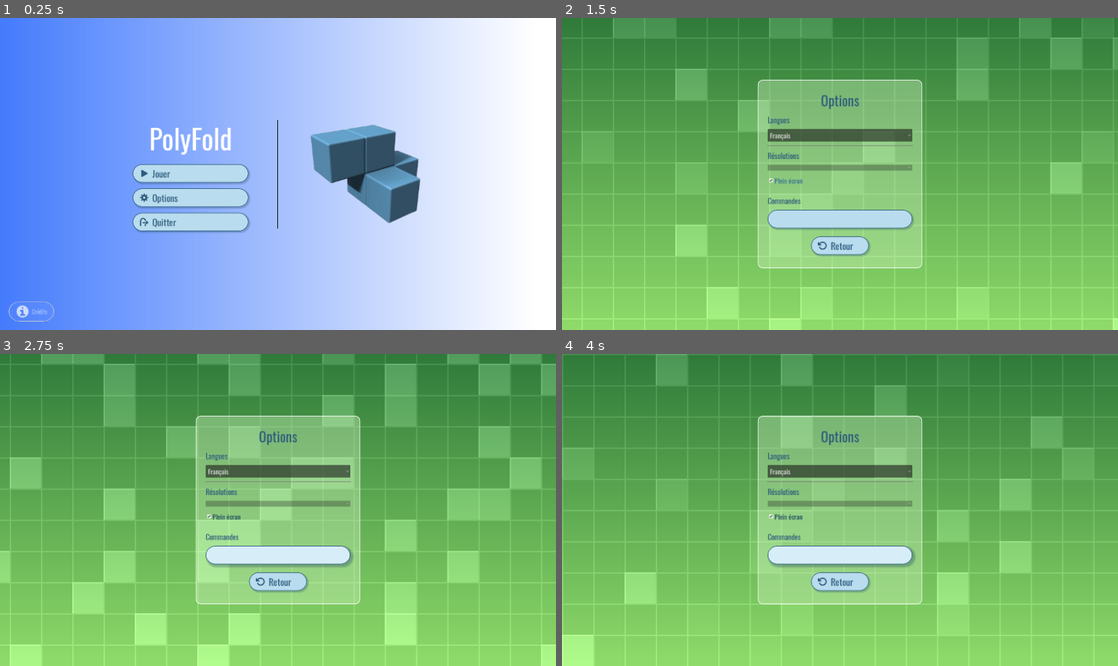
Above: before the commit, frames 1-4 (two rows, left to right).
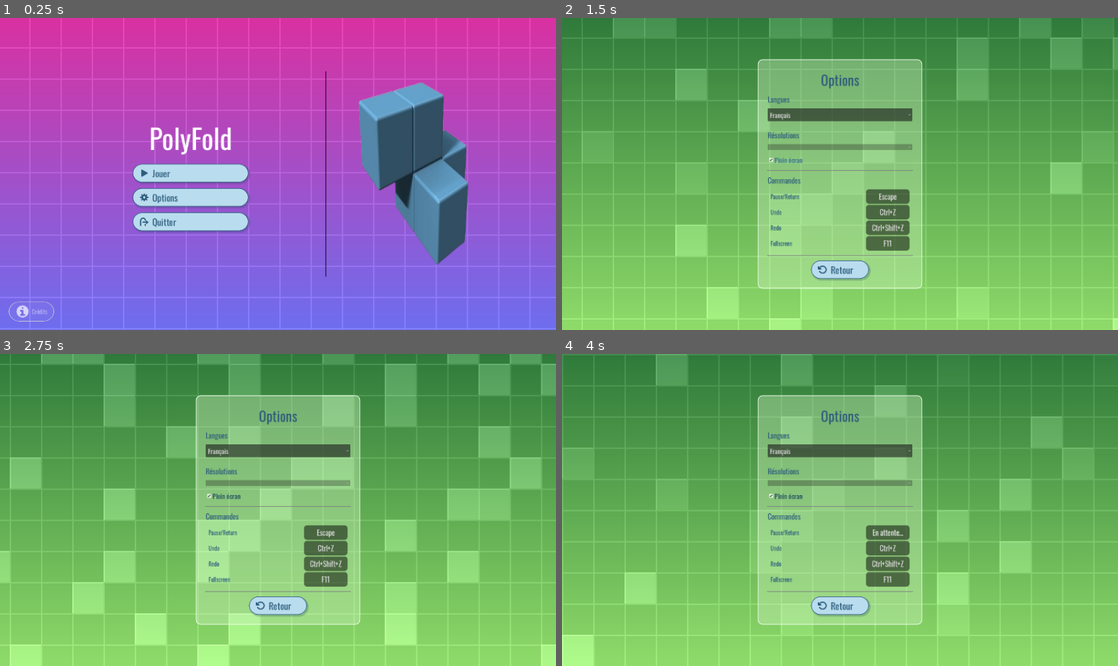
Above: after the commit, the same moments.

Repository: Turnute/PolyFold
Game: Godot game, scene res://scenes/interfaces/Menu.tscn
Two runs of this game, one before a commit and one after it. Both use one fixed random seed, a clock stepped at 60 frames per second and the inputs below.
Inputs (mouse positions are in pixels of both pictures, inside the frame that each line leads up to; where the layout moved, square brackets give the same spot in the first picture):
- Up to frame 1 (0.25 s): no input
- Up to frame 2 (1.5 s): click "Options" at 0.5 s; click "Plein écran" at 1.25 s
- Up to frame 3 (2.75 s): click (278, 553) at 2.02 s
- Up to frame 4 (4 s): click (890, 531) [840, 553] at 2.75 s; click (890, 531) [840, 553] at 3.5 s

The runs differ from the first frame. In frame 1, 96% of the frame differs, in the area x 0-100%, y 0-100%; in frame 2, 11%; in frame 3, 11%; in frame 4, 12%.

Commit message:
Add controls in SettingsPage + modify background of Menu + code doc SettingsManager

Diff:
--- /dev/null
+++ b/polyfold/prefabs/interfaces/CommandButton.tscn
@@ -0,0 +1,32 @@
+[gd_scene format=3 uid="uid://ddxs8yj81gjjr"]
+
+[ext_resource type="FontFile" uid="uid://bi2jok75ve7nd" path="res://assets/fonts/Oswald-VariableFont_wght.ttf" id="1_yubtp"]
+[ext_resource type="Script" uid="uid://dn385r7jo2wcj" path="res://scripts/ui/CommandButton.gd" id="2_gy52r"]
+
+[sub_resource type="FontVariation" id="FontVariation_pe7jv"]
+base_font = ExtResource("1_yubtp")
+
+[sub_resource type="StyleBoxFlat" id="StyleBoxFlat_yubtp"]
+bg_color = Color(0, 0, 0, 0.5019608)
+corner_radius_top_left = 10
+corner_radius_top_right = 10
+corner_radius_bottom_right = 10
+corner_radius_bottom_left = 10
+
+[node name="CommandButton" type="Button" unique_id=614178926]
+custom_minimum_size = Vector2(150, 50)
+anchors_preset = 15
+anchor_right = 1.0
+anchor_bottom = 1.0
+grow_horizontal = 2
+grow_vertical = 2
+theme_override_constants/h_separation = 12
+theme_override_constants/icon_max_width = 32
+theme_override_fonts/font = SubResource("FontVariation_pe7jv")
+theme_override_font_sizes/font_size = 25
+theme_override_styles/normal = SubResource("StyleBoxFlat_yubtp")
+theme_override_styles/pressed = SubResource("StyleBoxFlat_yubtp")
+theme_override_styles/hover = SubResource("StyleBoxFlat_yubtp")
+script = ExtResource("2_gy52r")
+
+[connection signal="pressed" from="." to="." method="_on_cmd_btn_pressed"]
--- a/polyfold/project.godot
+++ b/polyfold/project.godot
@@ -7,6 +7,12 @@
 ;   param=value ; assign values to parameters
 
 config_version=5
+
+[addons]
+
+"Controls Remap/Remappable Actions"=Array[StringName]([])
+"Controls Remap/Events Dictionary"=Dictionary[String, String]({})
+"Controls Remap/Action Names Dictionary"=Dictionary[String, String]({})
 
 [application]
 
@@ -20,6 +26,7 @@
 
 Settings="*uid://dj5lmp4auweb5"
 Game="*uid://b3omd02dqa22d"
+ControlsRemap="*uid://d252u3gj57frg"
 
 [display]
 
@@ -37,7 +44,7 @@
 
 [editor_plugins]
 
-enabled=PackedStringArray("res://addons/gut/plugin.cfg")
+enabled=PackedStringArray("res://addons/gut/plugin.cfg", "res://addons/runtime_controls_remap/plugin.cfg")
 
 [importer_defaults]
 
@@ -59,6 +66,11 @@
 , Object(InputEventKey,"resource_local_to_scene":false,"resource_name":"","device":-1,"window_id":0,"alt_pressed":true, …(185 unchanged characters)…
 ]
 }
+pause={
+"deadzone": 0.2,
+"events": [Object(InputEventKey,"resource_local_to_scene":false,"resource_name":"","device":-1,"window_id":0,"alt_pressed":false,"shift_pressed":false,"ctrl_pressed":false,"meta_pressed":false,"pressed":false,"keycode":0,"physical_keycode":4194305,"key_label":0,"unicode":0,"location":0,"echo":false,"script":null)
+]
+}
 
 [internationalization]
 
--- a/polyfold/scenes/interfaces/Menu.tscn
+++ b/polyfold/scenes/interfaces/Menu.tscn
@@ -3,18 +3,20 @@
 [ext_resource type="Script" uid="uid://dehfwyr45whwl" path="res://scripts/ui/Menu.gd" id="1_ac62s"]
 [ext_resource type="Texture2D" uid="uid://dc26v3qr3x5g2" path="res://assets/img/polycube.png" id="1_vgc6r"]
 [ext_resource type="FontFile" uid="uid://bi2jok75ve7nd" path="res://assets/fonts/Oswald-VariableFont_wght.ttf" id="2_nn3se"]
+[ext_resource type="Shader" uid="uid://cgpjs6l2n1hqx" path="res://scenes/shaders/grid_background.gdshader" id="2_qahm3"]
 [ext_resource type="Texture2D" uid="uid://bydir01fx200c" path="res://assets/icons/cog.svg" id="3_nn3se"]
 [ext_resource type="Texture2D" uid="uid://cjodlp5gky7ka" path="res://assets/icons/play.svg" id="4_ac62s"]
 [ext_resource type="PackedScene" uid="uid://4s33upjasyn5" path="res://prefabs/interfaces/NavButton.tscn" id="5_ac62s"]
 [ext_resource type="Texture2D" uid="uid://6emt0ew4r8fi" path="res://assets/icons/doorway_exit.svg" id="6_04thv"]
 [ext_resource type="PackedScene" uid="uid://n1nupa36ocyr" path="res://prefabs/interfaces/HelpButton.tscn" id="8_04thv"]
 
-[sub_resource type="Gradient" id="Gradient_ac62s"]
-offsets = PackedFloat32Array(0, 0.8694915)
-colors = PackedColorArray(0.26993462, 0.4844079, 0.988347, 1, 1, 1, 1, 1)
-
-[sub_resource type="GradientTexture1D" id="GradientTexture1D_3db7w"]
-gradient = SubResource("Gradient_ac62s")
+[sub_resource type="ShaderMaterial" id="ShaderMaterial_26cg0"]
+shader = ExtResource("2_qahm3")
+shader_parameter/color_top = Color(0.850613, 0.1906003, 0.62910503, 1)
+shader_parameter/color_bottom = Color(0.3618512, 0.4692471, 0.98344606, 1)
+shader_parameter/cell_size = 48.0
+shader_parameter/speed = 12.0
+shader_parameter/line_width = 1.5
 
 [sub_resource type="FontVariation" id="FontVariation_3db7w"]
 base_font = ExtResource("2_nn3se")
@@ -34,7 +36,8 @@
 grow_vertical = 2
 script = ExtResource("1_ac62s")
 
-[node name="Background" type="TextureRect" parent="." unique_id=1062525419]
+[node name="Background" type="ColorRect" parent="." unique_id=836477206]
+material = SubResource("ShaderMaterial_26cg0")
 layout_mode = 1
 anchors_preset = 15
 anchor_right = 1.0
@@ -42,7 +45,6 @@
 grow_horizontal = 2
 grow_vertical = 2
 scale = Vector2(1.1113402, 1.1577446)
-texture = SubResource("GradientTexture1D_3db7w")
 
 [node name="MarginContainer" type="MarginContainer" parent="." unique_id=1237686117]
 layout_mode = 1
@@ -51,10 +53,10 @@
 anchor_top = 0.5
 anchor_right = 0.5
 anchor_bottom = 0.5
-offset_left = -156.5
-offset_top = -109.0
-offset_right = 156.5
-offset_bottom = 109.0
+offset_left = -698.0
+offset_top = -396.0
+offset_right = 698.0
+offset_bottom = 396.0
 grow_horizontal = 2
 grow_vertical = 2
 theme_override_constants/margin_left = 30
--- a/polyfold/scenes/interfaces/Settings.tscn
+++ b/polyfold/scenes/interfaces/Settings.tscn
@@ -3,7 +3,7 @@
 [ext_resource type="Script" uid="uid://dki35c2uee0uk" path="res://scripts/ui/SettingsPage.gd" id="1_sdea2"]
 [ext_resource type="FontFile" uid="uid://bi2jok75ve7nd" path="res://assets/fonts/Oswald-VariableFont_wght.ttf" id="2_4rudf"]
 [ext_resource type="Shader" uid="uid://cgpjs6l2n1hqx" path="res://scenes/shaders/grid_background.gdshader" id="2_jg0ql"]
-[ext_resource type="PackedScene" uid="uid://4s33upjasyn5" path="res://prefabs/interfaces/NavButton.tscn" id="4_26cg0"]
+[ext_resource type="PackedScene" uid="uid://ddxs8yj81gjjr" path="res://prefabs/interfaces/CommandButton.tscn" id="4_2rmw2"]
 [ext_resource type="PackedScene" uid="uid://2la5g75kyjxf" path="res://prefabs/interfaces/BackButton.tscn" id="5_2rmw2"]
 
 [sub_resource type="ShaderMaterial" id="ShaderMaterial_3db7w"]
@@ -72,7 +72,13 @@
 [sub_resource type="FontVariation" id="FontVariation_usbuj"]
 base_font = ExtResource("2_4rudf")
 
-[sub_resource type="FontVariation" id="FontVariation_gxwj6"]
+[sub_resource type="FontVariation" id="FontVariation_gy52r"]
+base_font = ExtResource("2_4rudf")
+
+[sub_resource type="LabelSettings" id="LabelSettings_yubtp"]
+font = SubResource("FontVariation_gy52r")
+font_size = 20
+font_color = Color(0.17254902, 0.35686275, 0.4862745, 1)
 
 [node name="Settings" type="Control" unique_id=2113557474]
 layout_mode = 3
@@ -186,19 +192,81 @@
 theme_override_font_sizes/font_size = 26
 text = "OPTION_LABEL_COMMAND"
 
-[node name="CommandButton" parent="CenterContainer/SettingsPanel/MarginContainer/VBoxContainer" unique_id=614178926 instance=ExtResource("4_26cg0")]
-layout_mode = 2
-theme_override_fonts/font = SubResource("FontVariation_gxwj6")
+[node name="ControlsContainer" type="MarginContainer" parent="CenterContainer/SettingsPanel/MarginContainer/VBoxContainer" unique_id=627588187]
+layout_mode = 2
+theme_override_constants/margin_left = 10
+theme_override_constants/margin_right = 10
+
+[node name="Controls" type="VBoxContainer" parent="CenterContainer/SettingsPanel/MarginContainer/VBoxContainer/ControlsContainer" unique_id=646191610]
+layout_mode = 2
+
+[node name="Pause_return" type="HBoxContainer" parent="CenterContainer/SettingsPanel/MarginContainer/VBoxContainer/ControlsContainer/Controls" unique_id=1571610625]
+layout_mode = 2
+size_flags_vertical = 4
+alignment = 1
+
+[node name="name" type="Label" parent="CenterContainer/SettingsPanel/MarginContainer/VBoxContainer/ControlsContainer/Controls/Pause_return" unique_id=340847858]
+layout_mode = 2
+size_flags_horizontal = 3
+text = "Pause/Return"
+label_settings = SubResource("LabelSettings_yubtp")
+
+[node name="CommandButton" parent="CenterContainer/SettingsPanel/MarginContainer/VBoxContainer/ControlsContainer/Controls/Pause_return" unique_id=614178926 instance=ExtResource("4_2rmw2")]
+layout_mode = 2
+action = &"ui_cancel"
+
+[node name="Undo" type="HBoxContainer" parent="CenterContainer/SettingsPanel/MarginContainer/VBoxContainer/ControlsContainer/Controls" unique_id=1879520233]
+layout_mode = 2
+size_flags_vertical = 4
+alignment = 1
+
+[node name="name" type="Label" parent="CenterContainer/SettingsPanel/MarginContainer/VBoxContainer/ControlsContainer/Controls/Undo" unique_id=677557699]
+layout_mode = 2
+size_flags_horizontal = 3
+text = "Undo"
+label_settings = SubResource("LabelSettings_yubtp")
+
+[node name="CommandButton" parent="CenterContainer/SettingsPanel/MarginContainer/VBoxContainer/ControlsContainer/Controls/Undo" unique_id=606455343 instance=ExtResource("4_2rmw2")]
+layout_mode = 2
+action = &"ui_undo"
+
+[node name="Redo" type="HBoxContainer" parent="CenterContainer/SettingsPanel/MarginContainer/VBoxContainer/ControlsContainer/Controls" unique_id=452220303]
+layout_mode = 2
+size_flags_vertical = 4
+alignment = 1
+
+[node name="name" type="Label" parent="CenterContainer/SettingsPanel/MarginContainer/VBoxContainer/ControlsContainer/Controls/Redo" unique_id=679322501]
+layout_mode = 2
+size_flags_horizontal = 3
+text = "Redo"
+label_settings = SubResource("LabelSettings_yubtp")
+
+[node name="CommandButton" parent="CenterContainer/SettingsPanel/MarginContainer/VBoxContainer/ControlsContainer/Controls/Redo" unique_id=1353577209 instance=ExtResource("4_2rmw2")]
+layout_mode = 2
+action = &"ui_redo"
+
+[node name="Fullscreen" type="HBoxContainer" parent="CenterContainer/SettingsPanel/MarginContainer/VBoxContainer/ControlsContainer/Controls" unique_id=1991046334]
+layout_mode = 2
+size_flags_vertical = 4
+alignment = 1
+
+[node name="name" type="Label" parent="CenterContainer/SettingsPanel/MarginContainer/VBoxContainer/ControlsContainer/Controls/Fullscreen" unique_id=358116071]
+layout_mode = 2
+size_flags_horizontal = 3
+text = "Fullscreen"
+label_settings = SubResource("LabelSettings_yubtp")
+
+[node name="CommandButton" parent="CenterContainer/SettingsPanel/MarginContainer/VBoxContainer/ControlsContainer/Controls/Fullscreen" unique_id=596088172 instance=ExtResource("4_2rmw2")]
+layout_mode = 2
+action = &"window_fullscreen"
 
 [node name="HSeparator3" type="HSeparator" parent="CenterContainer/SettingsPanel/MarginContainer/VBoxContainer" unique_id=854569780]
 layout_mode = 2
+theme_override_constants/separation = 10
 
 [node name="BackButton" parent="CenterContainer/SettingsPanel/MarginContainer/VBoxContainer" unique_id=1201228055 instance=ExtResource("5_2rmw2")]
 unique_name_in_owner = true
 layout_mode = 2
 size_flags_horizontal = 4
 
-[node name="CenterContainer" type="CenterContainer" parent="CenterContainer/SettingsPanel/MarginContainer/VBoxContainer" unique_id=1055854589]
-layout_mode = 2
-
 [editable path="CenterContainer/SettingsPanel/MarginContainer/VBoxContainer/BackButton"]
--- a/polyfold/scripts/systems/SettingsManager.gd
+++ b/polyfold/scripts/systems/SettingsManager.gd
@@ -14,40 +14,56 @@
 ]
 
 # Default values
-var locale := "fr"
-var resolution := Vector2i(1280, 720)
-var fullscreen := false
+var locale := "fr" # Application language
+var resolution := Vector2i(1280, 720) # Window resolution
+var fullscreen := false # Fullscreen mode
+var keys := {} # Keybinds
 
 
 func _ready() -> void:
 	_load() # load settings file (if exist)
+
+	# update keybinds
+	for action in keys:
+		replace_key(action, keys[action])
+
 	TranslationServer.set_locale(locale)
 	Log.info(LOG_TAG + "Langue active : " + TranslationServer.get_locale())
-	_apply_window()
+	apply_window()
 
-
+## Change the application language
+## [br][br]
+## [b]Parameters:[/b]
+## [br]- [param value]: The new locale
 func set_locale(value: String) -> void:
 	locale = value
 	TranslationServer.set_locale(locale)
 	Log.info(LOG_TAG + "Langue changée : " + locale)
 	save()
 
-
+## Change the window resolution
+## [br][br]
+## [b]Parameters:[/b]
+## [br]- [param value]: Vector corresponding to the new resolution
 func set_resolution(value: Vector2i) -> void:
 	resolution = value
 	Log.info(LOG_TAG + "Résolution changée : %s" % resolution)
-	_apply_window()
+	apply_window()
 	save()
 
 
+## Allows you to switch the window to full-screen mode or exit it
+## [br][br]
+## [b]Parameters:[/b]
+## [br]- [param value]: true to enter in fullscreen, else false
 func set_fullscreen(value: bool) -> void:
 	fullscreen = value
 	Log.info(LOG_TAG + "Plein écran : %s" % fullscreen)
-	_apply_window()
+	apply_window()
 	save()
 
-
-func _apply_window() -> void:
+## Resize the window
+func apply_window() -> void:
 	var w := get_window()
 	if fullscreen:
 		w.mode = Window.MODE_FULLSCREEN
@@ -58,18 +74,20 @@
 
 	Log.debug(LOG_TAG + "Fenêtre appliquée (mode : %s, taille : %s)" % [w.mode, w.size])
 
+## Save all changes in a config file
 func save() -> void:
 	var cfg := ConfigFile.new()
 	cfg.set_value("general", "locale", locale)
 	cfg.set_value("video", "resolution", resolution)
 	cfg.set_value("video", "fullscreen", fullscreen)
+	cfg.set_value("controls", "keys", keys)
 	var err := cfg.save(PATH)
 	if err != OK:
 		Log.error(LOG_TAG + "Échec de la sauvegarde des paramètres (%s)" % error_string(err))
 	else:
 		Log.debug(LOG_TAG + "Paramètres sauvegardés")
 
-
+## Load user settings from a config file and apply it
 func _load() -> void:
 	var cfg := ConfigFile.new()
 	if cfg.load(PATH) != OK:
@@ -77,3 +95,27 @@
 	locale = cfg.get_value("general", "locale", locale)
 	resolution = cfg.get_value("video", "resolution", resolution)
 	fullscreen = cfg.get_value("video", "fullscreen", fullscreen)
+	keys = cfg.get_value("controls", "keys", keys)
+
+## Adds a key remapped by the user
+## [br][br]
+## [b]Parameters:[/b]
+## [br]- [param action]: The name of the action (ex: ui_cancel, ui_undo,...)
+## [br]- [param event]: The new key
+func set_key(action: StringName, event: InputEventKey) -> void:
+	keys[action] = event
+	replace_key(action, event)
+	Log.info(LOG_TAG + "Key changed : %s -> %s" % [action, event.as_text()])
+	save()
+
+## Replace the new key in Godot keybinds
+## [br][br]
+## [b]Parameters:[/b]
+## [br]- [param action]: The name of the action (ex: ui_cancel, ui_undo,...)
+## [br]- [param event]: The new key
+func replace_key(action: StringName, event: InputEvent) -> void:
+	var events := InputMap.action_get_events(action)
+	InputMap.action_erase_events(action)
+	InputMap.action_add_event(action, event)
+	for e in events.slice(1):
+		InputMap.action_add_event(action, e)
--- /dev/null
+++ b/polyfold/scripts/ui/CommandButton.gd
@@ -0,0 +1,41 @@
+class_name CmdButton
+extends Button
+
+@export var action: StringName # Touche à modifier (ex: ui_cancel, window_fullscreen...)
+
+static var listening := false
+var is_me := false
+
+# Called when the node enters the scene tree for the first time.
+func _ready() -> void:
+	_refresh_text()
+
+func _on_cmd_btn_pressed() -> void:
+	if listening:
+		return
+	listening = true
+	is_me = true
+	text = "En attente..."
+
+func _input(event: InputEvent) -> void:
+	if not is_me or not event is InputEventKey or not listening:
+		return
+	get_viewport().set_input_as_handled()
+
+	const MODIFIERS = [KEY_CTRL, KEY_SHIFT, KEY_ALT, KEY_META]
+	if event.keycode in MODIFIERS:
+		return
+
+	Log.info(str("[Settings] Remap keybind ", action, " = ", event.as_text()))
+
+	Settings.set_key(action, event)
+	_refresh_text()
+
+	is_me = false
+	await get_tree().process_frame
+	listening = false
+
+func _refresh_text() -> void:
+	var events := InputMap.action_get_events(action)
+	if not events.is_empty():
+		text = events[0].as_text()
--- a/polyfold/scripts/ui/SettingsPage.gd
+++ b/polyfold/scripts/ui/SettingsPage.gd
@@ -64,11 +64,15 @@
 	res_select.disabled = on # lock res choice if fullscreen on
 	fullscreen_check.set_pressed_no_signal(on)
 
+
 func _input(event: InputEvent) -> void:
-	# Handling ui_cancel before parent method
-	if event.is_action_pressed("ui_cancel"):
-		queue_free()
-		get_viewport().set_input_as_handled()
-	elif event.is_action_pressed("window_fullscreen"):
-		_on_fullscreen_toggled(!Settings.fullscreen)
-		get_viewport().set_input_as_handled()
+	if(CmdButton.listening):
+		pass
+	else:
+		# Handling ui_cancel before parent method
+		if event.is_action_pressed("ui_cancel"):
+			queue_free()
+			get_viewport().set_input_as_handled()
+		elif event.is_action_pressed("window_fullscreen"):
+			_on_fullscreen_toggled(!Settings.fullscreen)
+			get_viewport().set_input_as_handled()
Not shown, added: polyfold/scripts/ui/CommandButton.gd.uid
